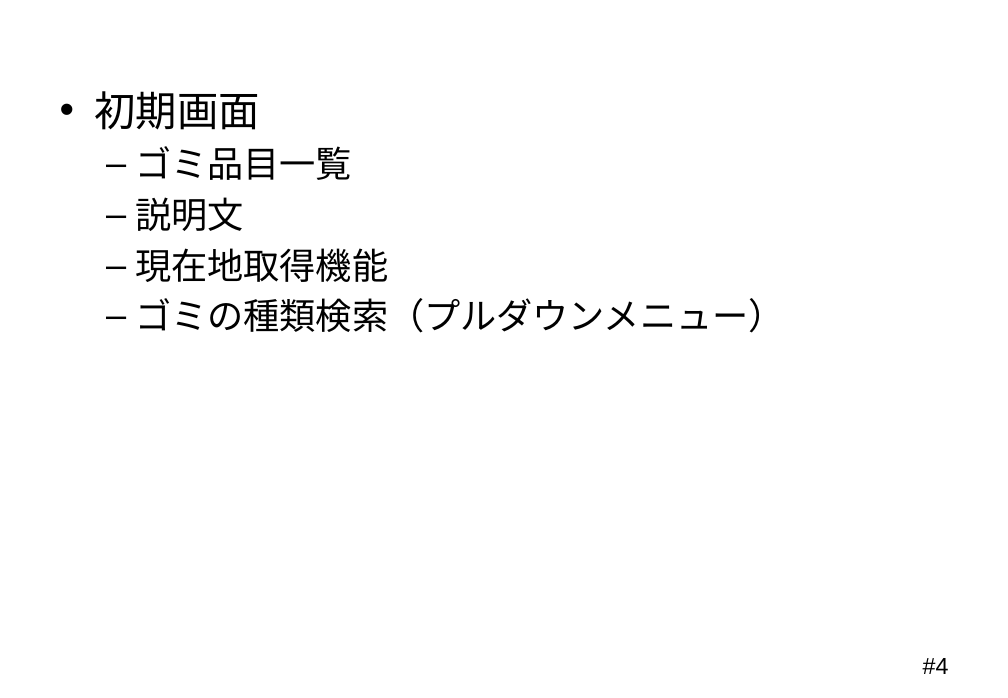
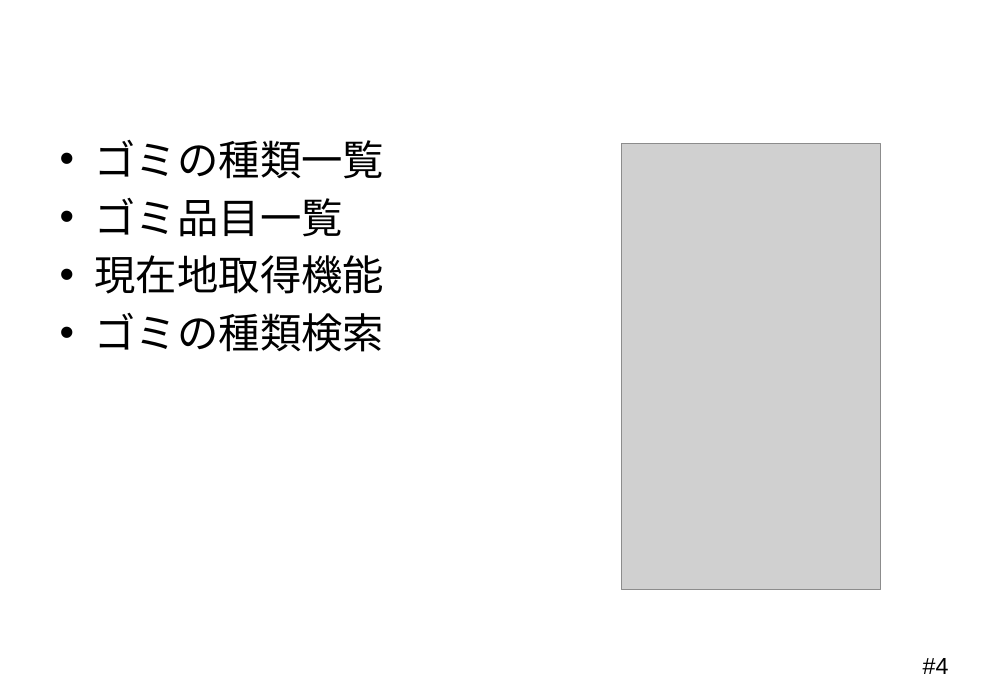
Before and after one commit to Mocchy2/graduation-thesis, a slide deck: slide 4 of 卒業論文 発表用スライド.pptx. Drawn at 1008x698 pixels with LibreOffice and Linux fonts; fonts in the diff are those of the drawing; grey boxes stand for pictures; background and template pictures are left out. Boxes give left, top, right and bottom in pixels: in the first picture for what was removed or moved away, otherwise in the second. Text is boxed around its words. In the diff, an @@ line names an element or a change of style, - is before the commit and + after.

```diff
--- a/卒業論文 発表用スライド.pptx
+++ b/卒業論文 発表用スライド.pptx
@@ text "ゴミの種類一覧": place and size @@
-text "ゴミの種類一覧" at (95,91,784,333)
+text "ゴミの種類一覧" at (95,140,385,352)
@@ text at (95,140,385,179): text changed @@
-• 初期画面
+• ゴミの種類一覧
@@ picture added at (622,144,881,590) @@
@@ text at (95,198,385,294): size 28 to 32 pt in "ゴミ品目一覧", "現在地取得機能"; bullet – to •; list level 2 to 1 in "ゴミ品目一覧"; list level 2 to 1 in "現在地取得機能" @@
@@ text at (135,197,243,231): paragraph removed @@
-  – 説明文
@@ text at (95,313,385,352): text changed; size 28 to 32 pt @@
-  – ゴミの種類検索（プルダウンメニュー）
+• ゴミの種類検索
```
Also in this commit, not shown: 1 other slide changed, 1 slide added.
